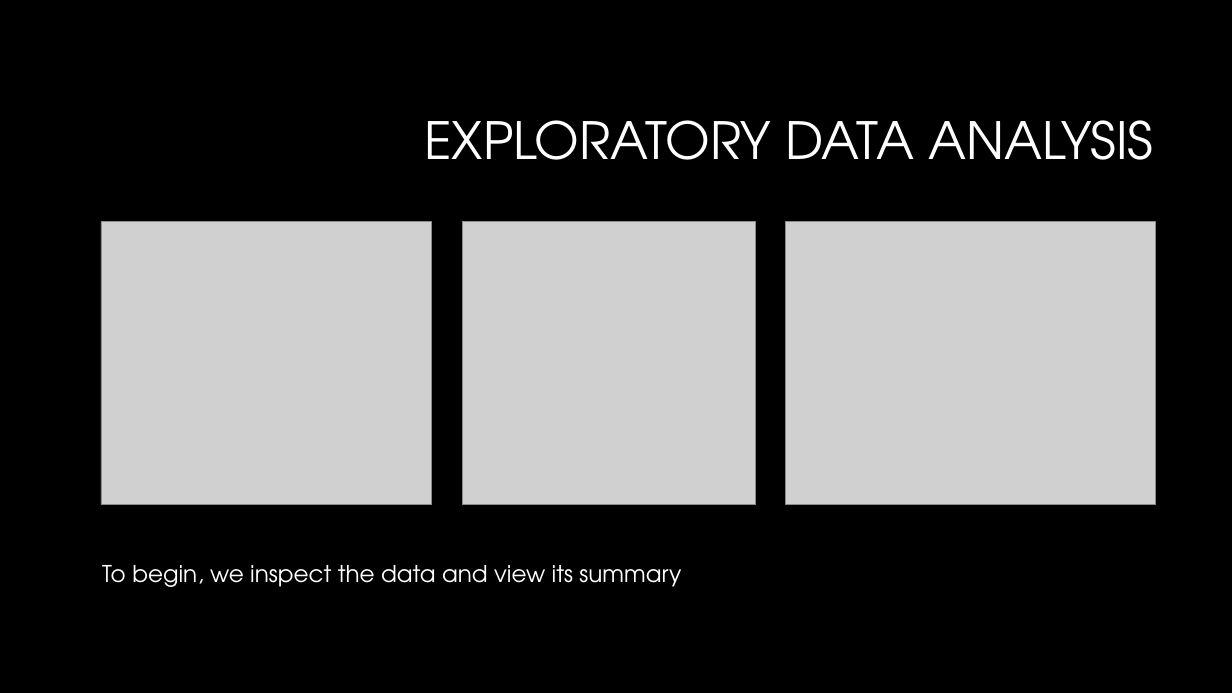
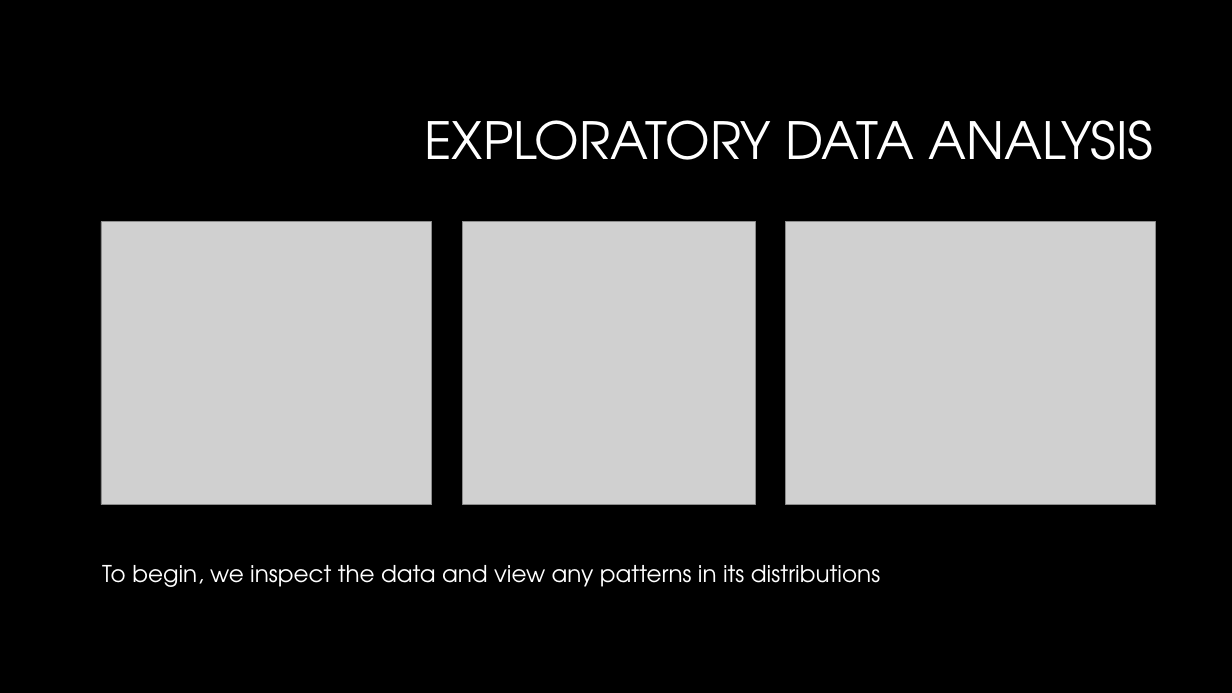
Before and after one commit to ethanolx/Mushrooms-Housing-py, a slide deck: slide 4 of doc/highlights.pptx. Drawn at 1232x693 pixels with LibreOffice and Linux fonts; fonts in the diff are those of the drawing; grey boxes stand for pictures; background and template pictures are left out. Boxes give left, top, right and bottom in pixels: in the first picture for what was removed or moved away, otherwise in the second. Text is boxed around its words. In the diff, an @@ line names an element or a change of style, - is before the commit and + after.

```diff
--- a/doc/highlights.pptx
+++ b/doc/highlights.pptx
@@ text at (x1=102, y1=565, x2=880, y2=587): text changed @@
-To begin, we inspect the data and view its summary
+To begin, we inspect the data and view any patterns in its distributions
```
Also in this commit, not shown: 7 slides added, 2 other files.
